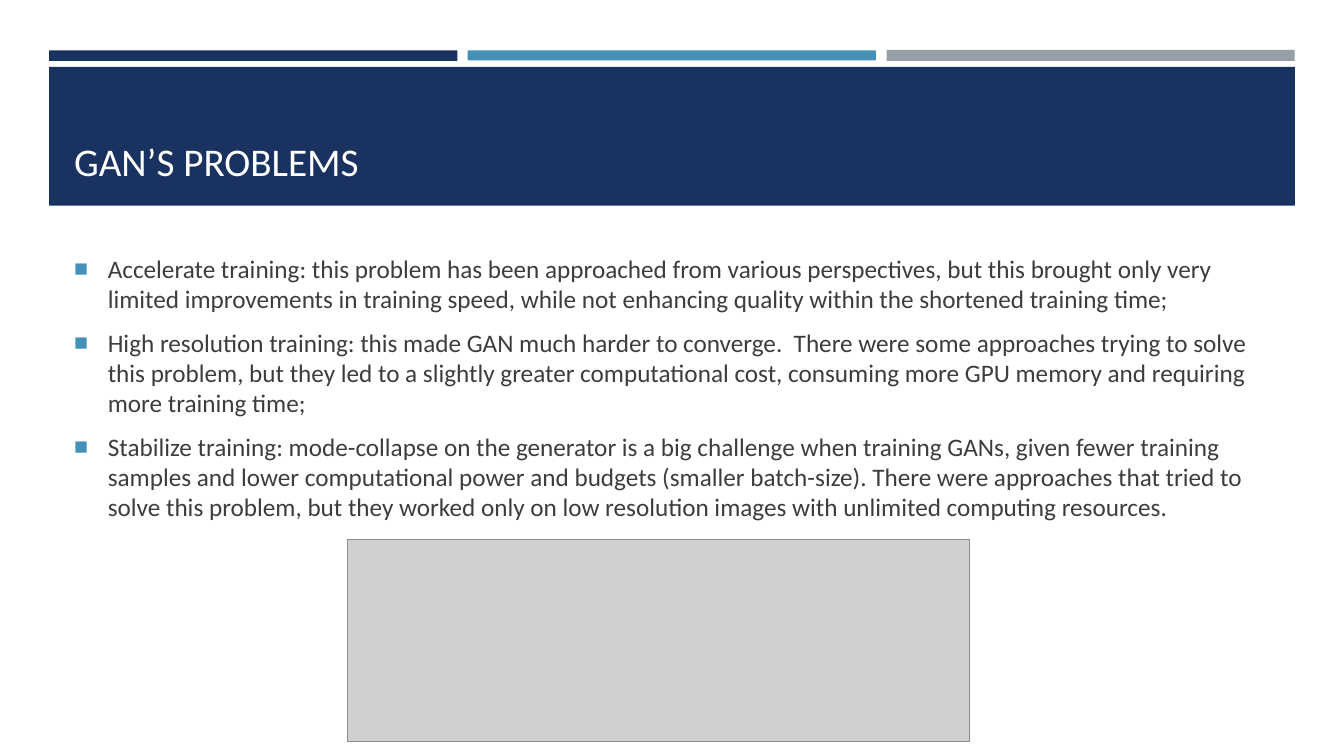
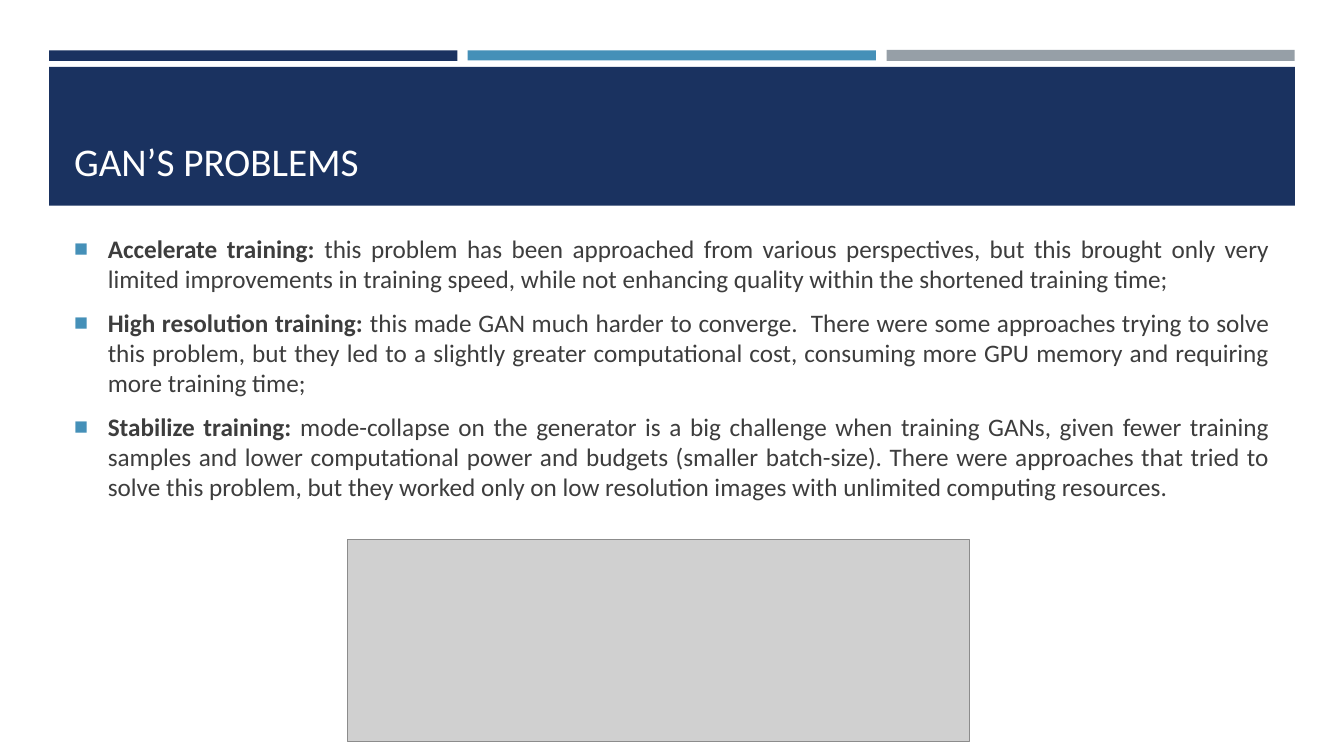
Before and after one commit to mauroficorella/Neural-Networks, a slide deck: slide 4 of Documentation/FastGAN Slides.pptx (slide 3 before the commit). Drawn at 1344x756 pixels with LibreOffice and Linux fonts; fonts in the diff are those of the drawing; grey boxes stand for pictures. Boxes give left, top, right and bottom in pixels: in the first picture for what was removed or moved away, otherwise in the second. Text is boxed around its words. In the diff, an @@ line names an element or a change of style, - is before the commit and + after.

```diff
--- a/Documentation/FastGAN Slides.pptx
+++ b/Documentation/FastGAN Slides.pptx
@@ text "Accelerate training: this problem has ...": place and size @@
-text "Accelerate training: this problem has ..." at (108,260,1246,521)
+text "Accelerate training: this problem has ..." at (108,240,1269,501)
@@ text "Accelerate training: this problem has ..." at (108,240,1269,501): bold on in "Accelerate training:", "High resolution training:", "Stabilize training:"; alignment left to justified; vertical alignment middle to top @@
```
Also in this commit, not shown: 3 other slides changed, 7 slides added, 2 other files.
